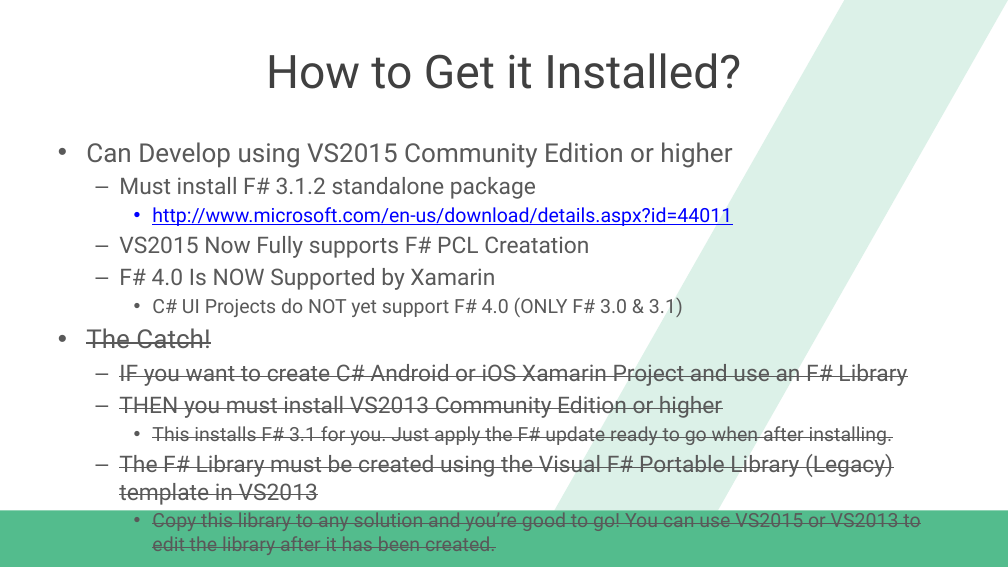
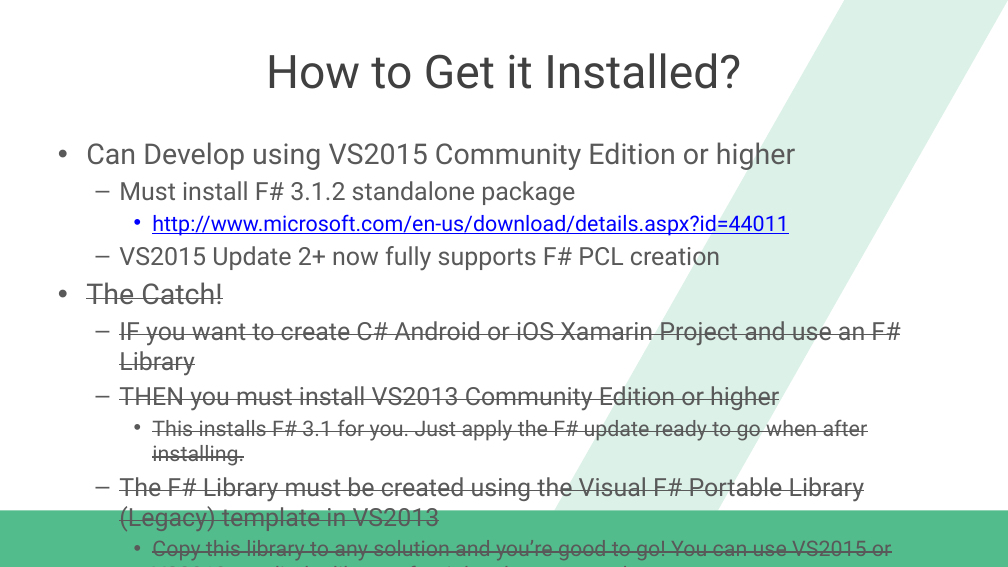
Before and after one commit to dannydwarren/FSharpXamarin, a slide deck: slide 8 of FSharpXamarin_Slides.pptx. Drawn at 1008x567 pixels with LibreOffice and Linux fonts; fonts in the diff are those of the drawing; background and template pictures are left out. Boxes give left, top, right and bottom in pixels: in the first picture for what was removed or moved away, otherwise in the second. Text is boxed around its words. In the diff, an @@ line names an element or a change of style, - is before the commit and + after.

```diff
--- a/FSharpXamarin_Slides.pptx
+++ b/FSharpXamarin_Slides.pptx
@@ text at [86, 142, 900, 561]: size 24.8 to 27.2 pt in "Can Develop using VS2015 Community Edition or ...", "The Catch!"; size 21.7 to 23.8 pt in "Must install F# 3.1.2 standalone package", "IF you want to create C# Android ...", "THEN you must install VS2013 Community Edition ...", "The F# Library must be created using ..."; size 18.6 to 20.4 pt in "http://www.microsoft.com/en-us/download/details.aspx?id=4401 ...", "This installs F# 3.1 for you. Just ...", "Copy this library to any solution and ..." @@
@@ text at [119, 246, 720, 271]: text changed; size 21.7 to 23.8 pt @@
-  – VS2015 Now Fully supports F# PCL Creatation
-  – F# 4.0 Is NOW Supported by Xamarin
-    • C# UI Projects do NOT yet support F# 4.0 (ONLY F# 3.0 & 3.1)
+  – VS2015 Update 2+ now fully supports F# PCL creation
```
Also in this commit, not shown: 4 other slides changed, 3 other files.
